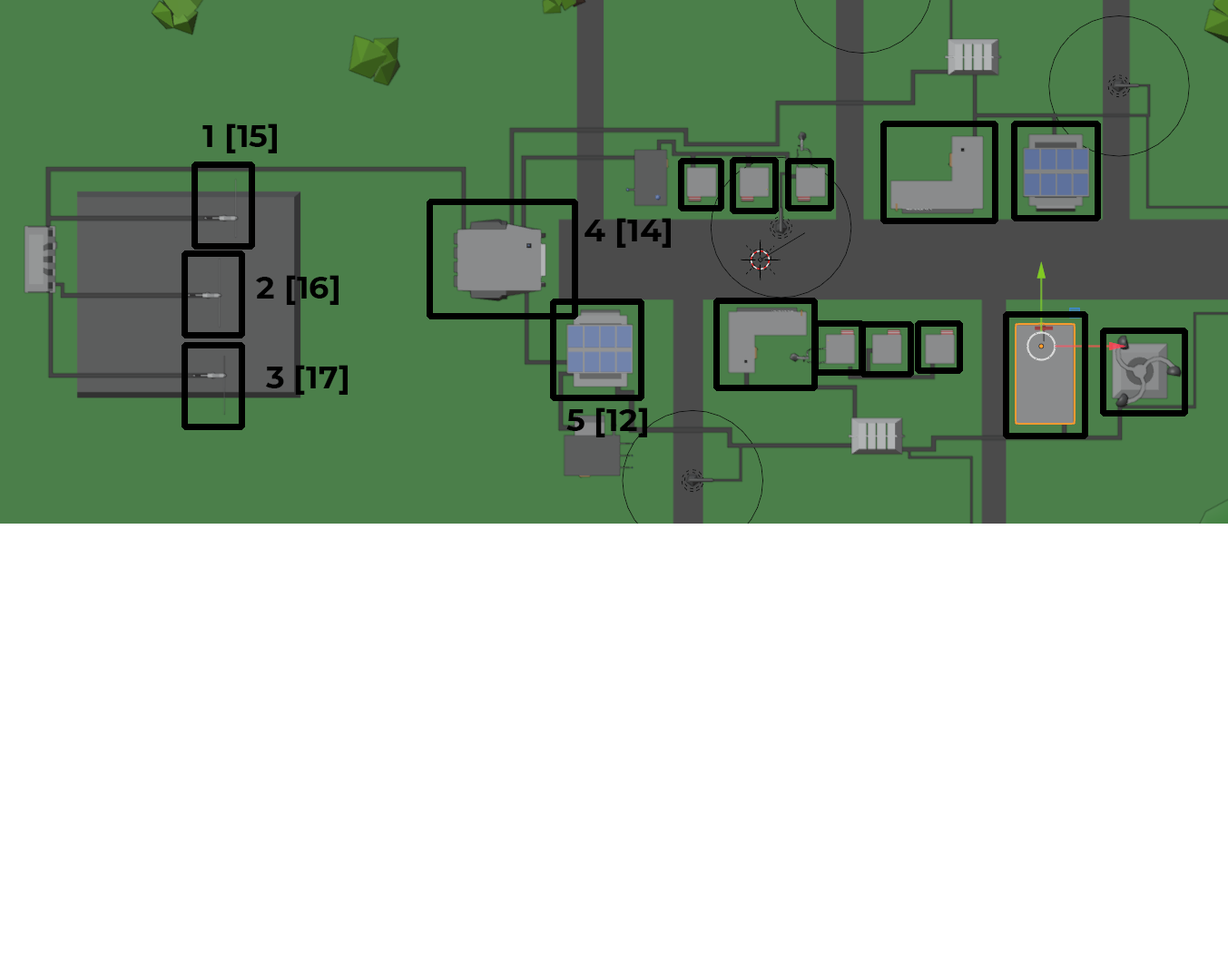
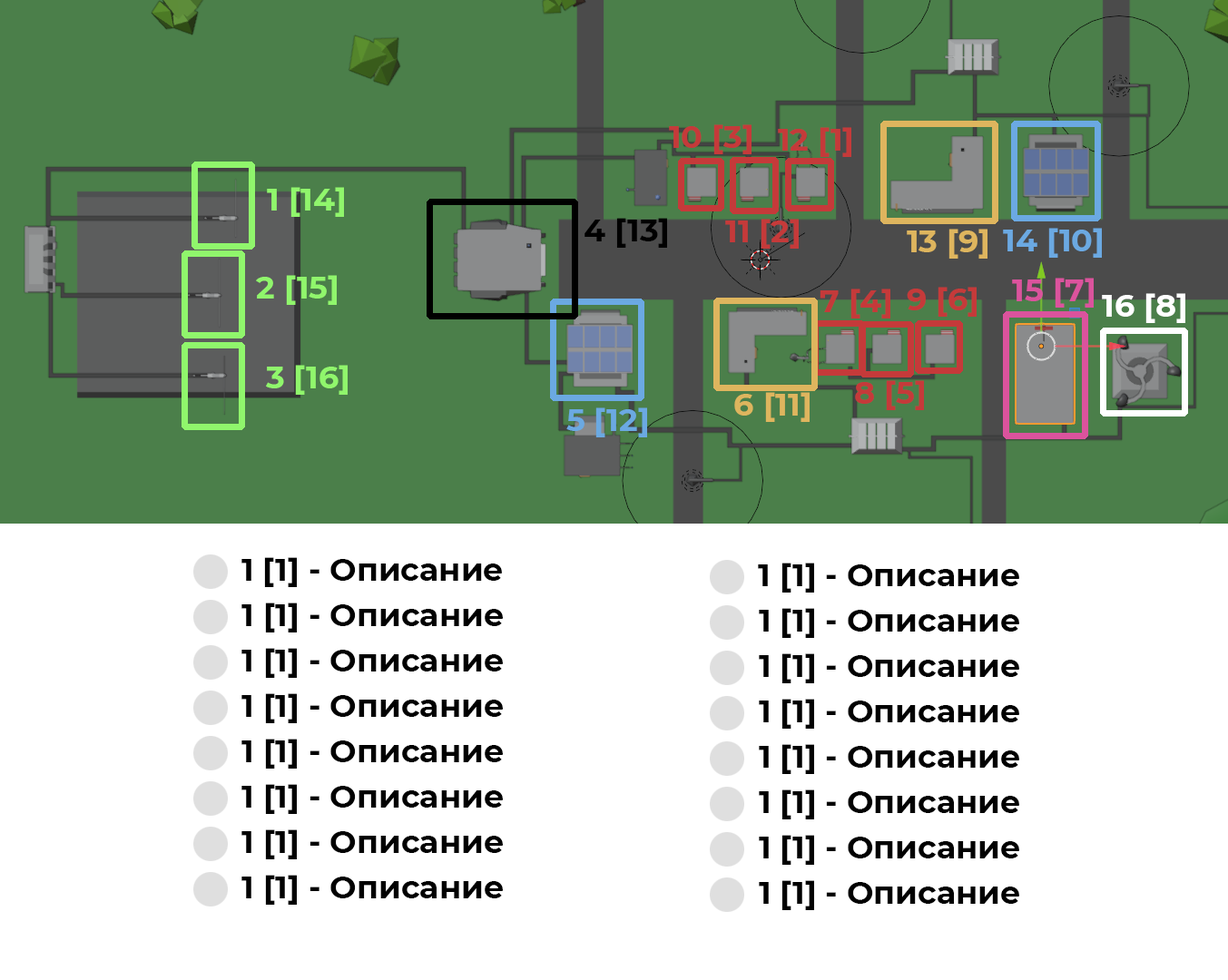
The second 1228px x 980px image is a revision of the first. Changes to its layers:
added group "описание" with 50 layers above "номера" over [193, 554, 1020, 913]
added group "правая" with 24 layers in group "описание" over [709, 559, 1020, 913]
added group "группа копия 15" with 2 layers in group "правая" over [709, 877, 1020, 913]
added group "группа копия 14" with 2 layers in group "правая" over [709, 832, 1020, 867]
added group "группа копия 13" with 2 layers in group "правая" over [709, 786, 1020, 822]
added group "группа копия 12" with 2 layers in group "правая" over [709, 741, 1020, 776]
added group "группа копия 11" with 2 layers in group "правая" over [709, 696, 1020, 731]
added group "группа копия 10" with 2 layers in group "правая" over [709, 650, 1020, 686]
added group "группа копия 9" with 2 layers in group "правая" over [709, 605, 1020, 640]
added group "группа копия 8" with 2 layers in group "правая" over [709, 559, 1020, 595]
added group "левая" with 24 layers in group "описание" over [193, 554, 503, 907]
added group "группа копия 7" with 2 layers in group "левая" over [193, 872, 503, 907]
added group "группа копия 6" with 2 layers in group "левая" over [193, 826, 503, 862]
added group "группа копия 5" with 2 layers in group "левая" over [193, 781, 503, 816]
added group "группа копия 4" with 2 layers in group "левая" over [193, 735, 503, 771]
added group "группа копия 3" with 2 layers in group "левая" over [193, 690, 503, 726]
added group "группа копия 2" with 2 layers in group "левая" over [193, 645, 503, 680]
added group "группа копия" with 2 layers in group "левая" over [193, 599, 503, 635]
added group "номера" with 16 layers above "Слой 4" over [255, 124, 1186, 438]
renamed "1 [15]" to "1 [14]", moved it into group "номера", painted on it over [202, 123, 344, 217]
added layer "Слой 4" above "контуры" over [181, 120, 1188, 440]
…and 48 more changes (44 added, 4 painted, 3 renamed, 4 stack)
